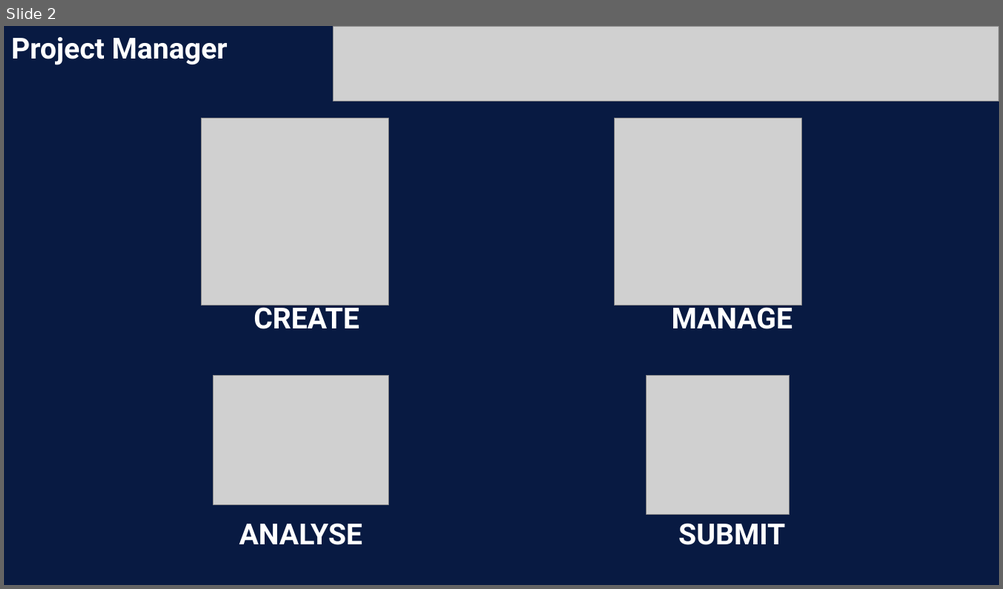
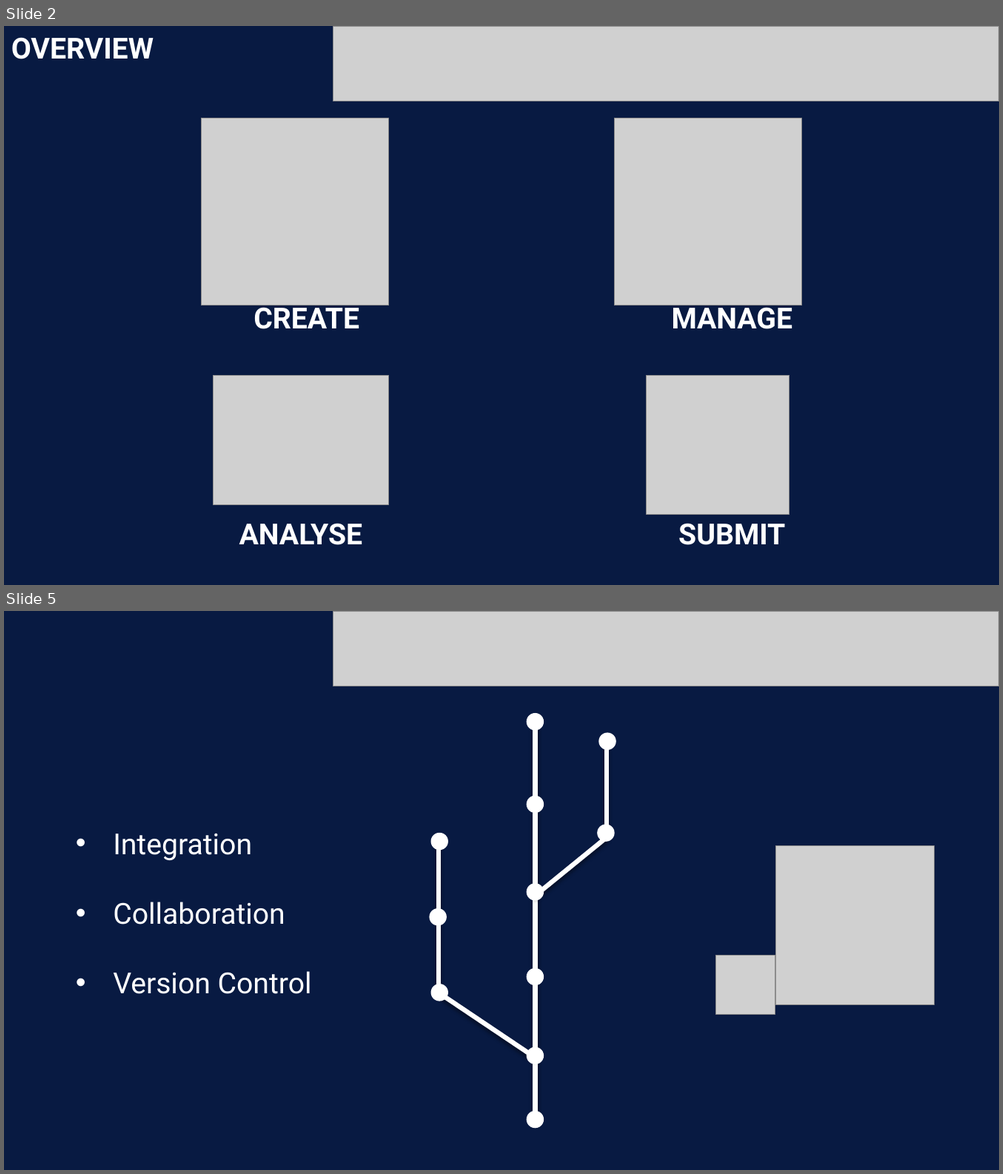
Before and after one commit to rajputaditya/ProjectManagement, a slide deck: MajorProject.pptx. Shown one above the other, each under a label of ours: slide 2 before the commit, slides 2 and 5 after it; the slides between them are not shown. The pictures are 1003x589 and 1003x1174 pixels, drawn with LibreOffice and Linux fonts; fonts in the diff are those of the drawing; grey boxes stand for pictures. Boxes give left, top, right and bottom in pixels: in the first picture for what was removed or moved away, otherwise in the second. Text is boxed around its words. In the diff, an @@ line names an element or a change of style, - is before the commit and + after.

```diff
--- a/MajorProject.pptx
+++ b/MajorProject.pptx
@@ slide 5 added at (x1=4, y1=611, x2=999, y2=1170), background #081A42 @@
@@ rectangle added at (x1=4, y1=611, x2=333, y2=686), fill #081A42 @@
@@ picture added at (x1=333, y1=611, x2=999, y2=686) @@
@@ ellipse added at (x1=527, y1=714, x2=543, y2=730), fill #FFFFFF, outline #FFFFFF 1 pt @@
@@ line added from (535, 716) to (535, 1122), #FFFFFF 4.5 pt @@
@@ ellipse added at (x1=600, y1=733, x2=616, y2=750), fill #FFFFFF, outline #FFFFFF 1 pt @@
@@ line added from (607, 837) to (607, 738), #FFFFFF 4.5 pt @@
@@ ellipse added at (x1=527, y1=796, x2=543, y2=812), fill #FFFFFF, outline #FFFFFF 1 pt @@
@@ ellipse added at (x1=598, y1=825, x2=614, y2=842), fill #FFFFFF, outline #FFFFFF 1 pt @@
@@ text added at (x1=113, y1=833, x2=312, y2=994), 28 pt, text #FFFFFF @@
+• Integration
+• Collaboration
+• Version Control
@@ ellipse added at (x1=432, y1=833, x2=448, y2=850), fill #FFFFFF, outline #FFFFFF 1 pt @@
@@ line added from (439, 991) to (439, 837), #FFFFFF 4.5 pt @@
@@ line added from (535, 896) to (607, 838), #FFFFFF 4.5 pt @@
@@ picture added at (x1=776, y1=846, x2=934, y2=1005) @@
@@ ellipse added at (x1=527, y1=884, x2=543, y2=900), fill #FFFFFF, outline #FFFFFF 1 pt @@
@@ ellipse added at (x1=430, y1=909, x2=447, y2=925), fill #FFFFFF, outline #FFFFFF 1 pt @@
@@ picture added at (x1=716, y1=956, x2=775, y2=1014) @@
@@ ellipse added at (x1=432, y1=985, x2=448, y2=1001), fill #FFFFFF, outline #FFFFFF 1 pt @@
@@ ellipse added at (x1=527, y1=969, x2=543, y2=985), fill #FFFFFF, outline #FFFFFF 1 pt @@
@@ line added from (535, 1058) to (438, 993), #FFFFFF 4.5 pt @@
@@ ellipse added at (x1=527, y1=1048, x2=543, y2=1065), fill #FFFFFF, outline #FFFFFF 1 pt @@
@@ ellipse added at (x1=527, y1=1112, x2=543, y2=1128), fill #FFFFFF, outline #FFFFFF 1 pt @@
@@ slide 2 changed as well @@
@@ text at (x1=11, y1=37, x2=153, y2=59): text changed @@
-Project Manager
+OVERVIEW
```
Also in this commit, not shown: 2 other slides changed, 2 other slides added.
